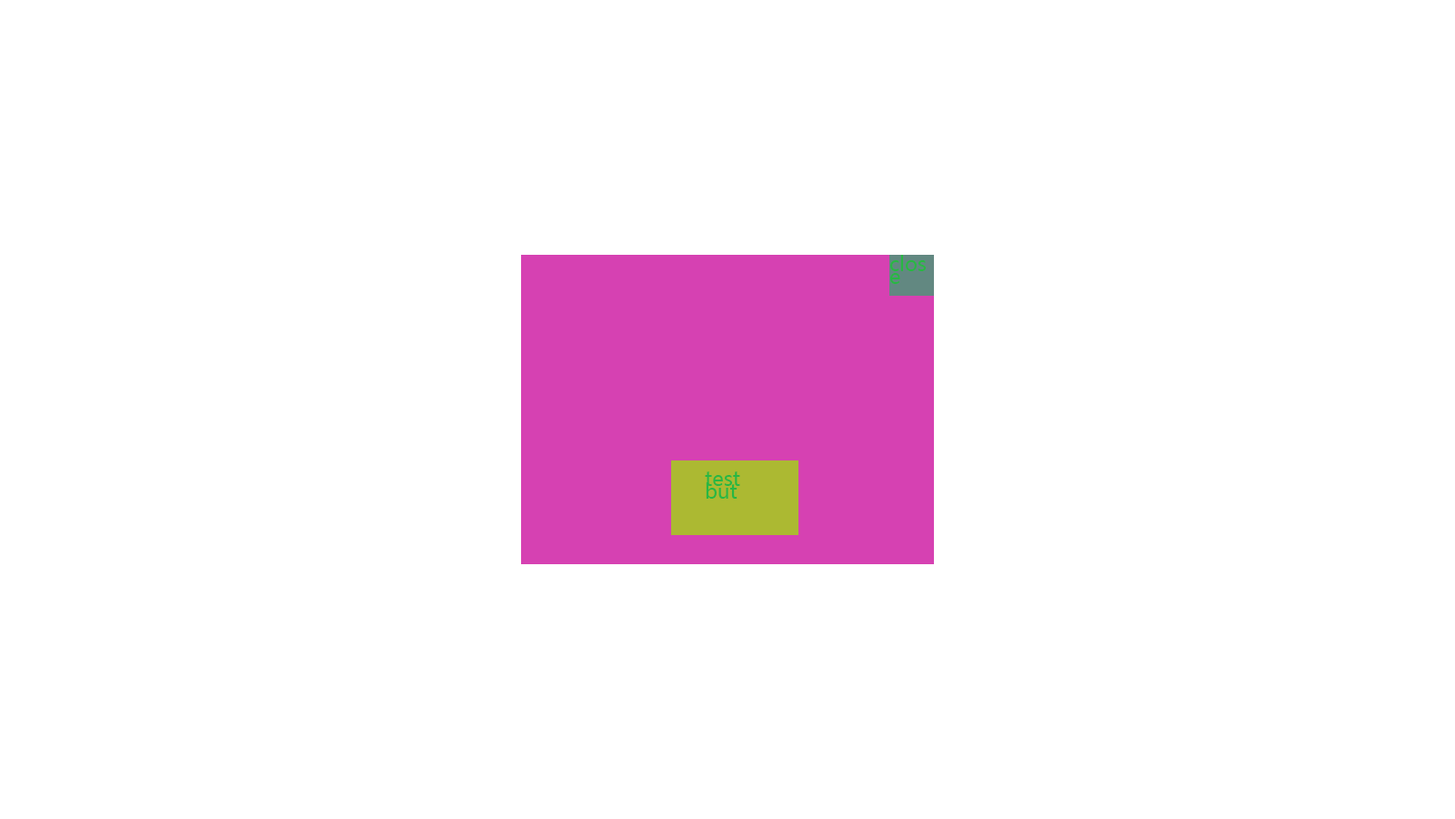
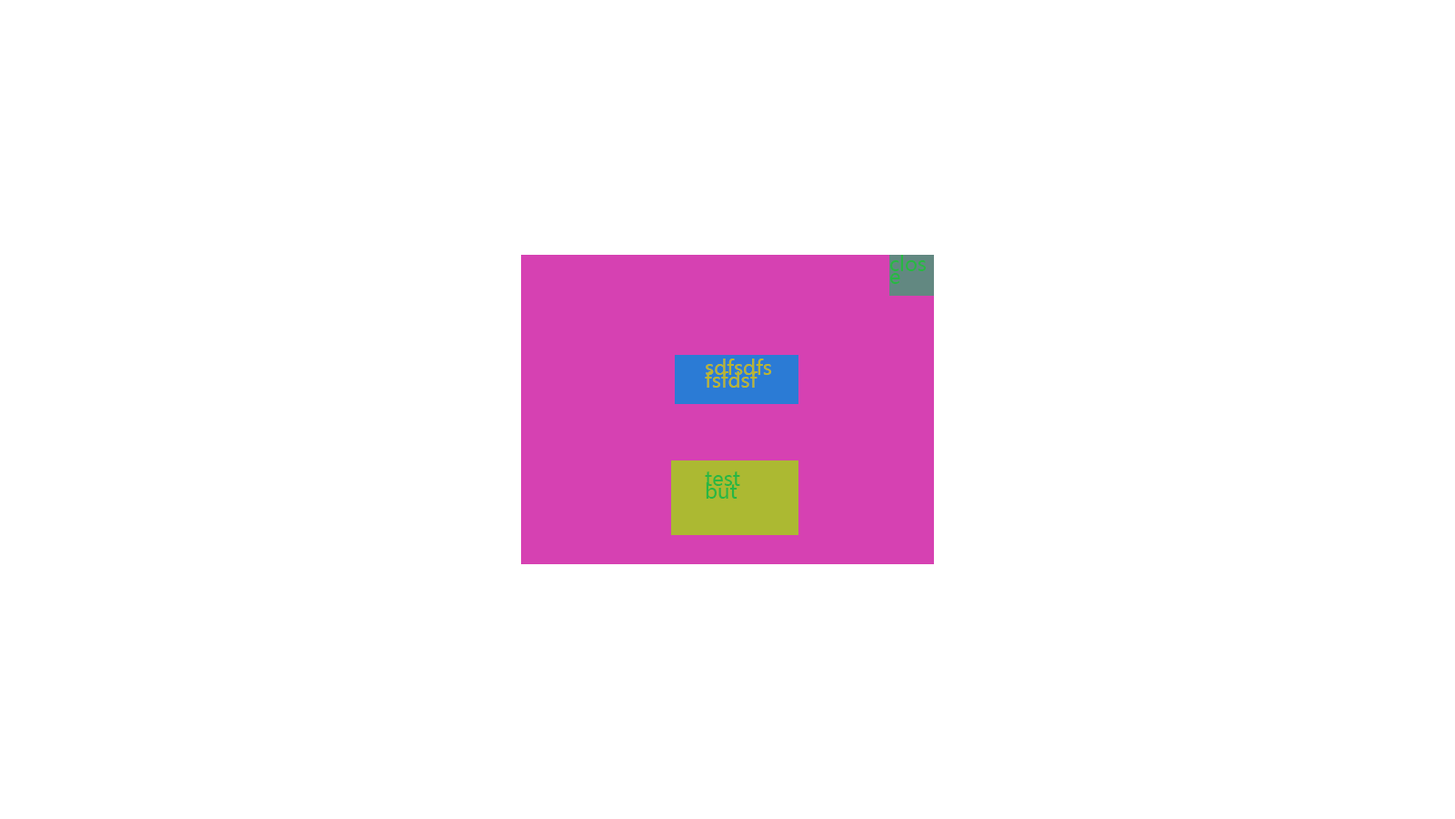
Revision of a layered 1455 x 819 image; what changed, layer by layer:
added group "item1@Button" with 3 layers in group "contentBody" over [674, 354, 799, 404]
added layer "Title" (2nd of 3, in "ButtonTemp" › "bodyContent" › "contentBody" › "item1@Button") in group "item1@Button" over [704, 358, 773, 388]
added layer "pressed" (2nd of 2, in "ButtonTemp" › "bodyContent" › "contentBody" › "item1@Button") in group "item1@Button" over [674, 354, 799, 404]
added layer "normal" (2nd of 3, in "ButtonTemp" › "bodyContent" › "contentBody" › "item1@Button") in group "item1@Button" over [674, 354, 799, 404]
